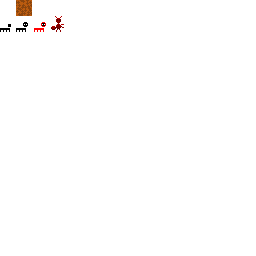
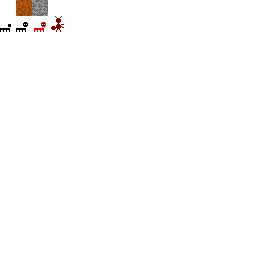
Comparing the layer stacks of the two 256x256 images. Changes:
painted on "Background" over [32, 0, 60, 22]
